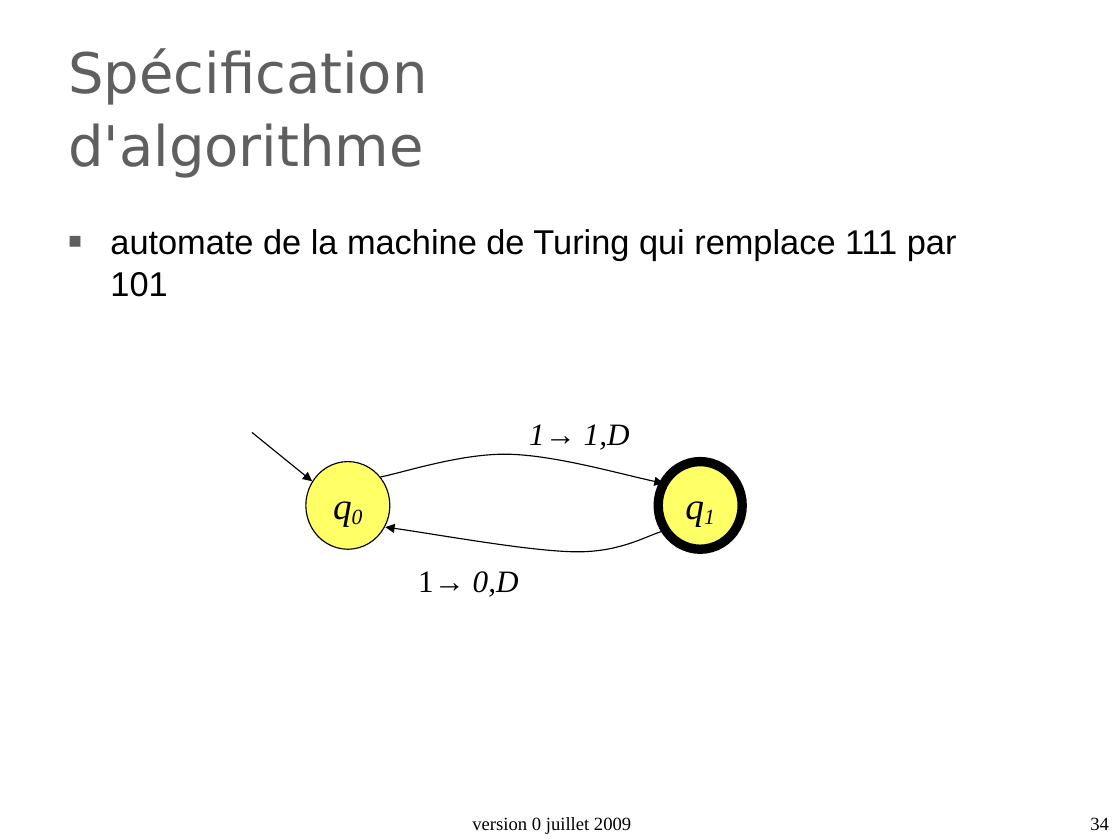
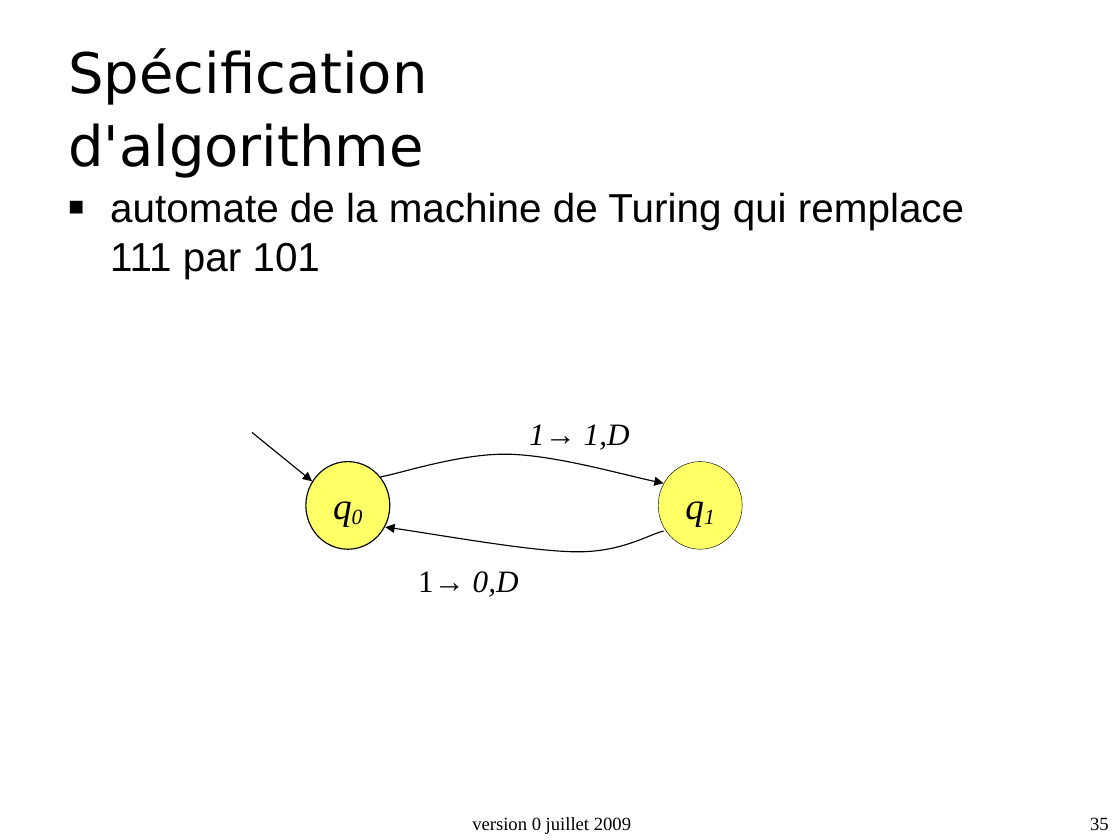
Before and after one commit to duanegris/texts, a slide deck: slide 35 of isi1/slides/2_architecture_machine.ppt (slide 34 before the commit). Drawn at 1120x840 pixels with LibreOffice and Linux fonts; fonts in the diff are those of the drawing; background and template pictures are left out. Boxes give left, top, right and bottom in pixels: in the first picture for what was removed or moved away, otherwise in the second. Text is boxed around its words. In the diff, an @@ line names an element or a change of style, - is before the commit and + after.

```diff
--- a/isi1/slides/2_architecture_machine.ppt
+++ b/isi1/slides/2_architecture_machine.ppt
@@ title "Spécification d'algorithme" at (x1=68, y1=48, x2=427, y2=178): text colour #5F5F5F to #000000 @@
@@ text "automate de la machine de ..." moved from (x1=110, y1=229, x2=957, y2=297) to (x1=110, y1=192, x2=964, y2=278) @@
@@ text "automate de la machine de ..." at (x1=110, y1=192, x2=964, y2=278): size 22.1 to 26 pt; indent changed; bullet colour #5F5F5F to #000000 @@
@@ ellipse "q1" at (x1=659, y1=461, x2=743, y2=549): outline #000000 6.01 pt to #000000 0.28 pt @@
@@ page number at (x1=1090, y1=817, x2=1109, y2=831): text changed @@
-34
+35
```
Also in this commit, not shown: 33 other slides changed, 1 slide added.
